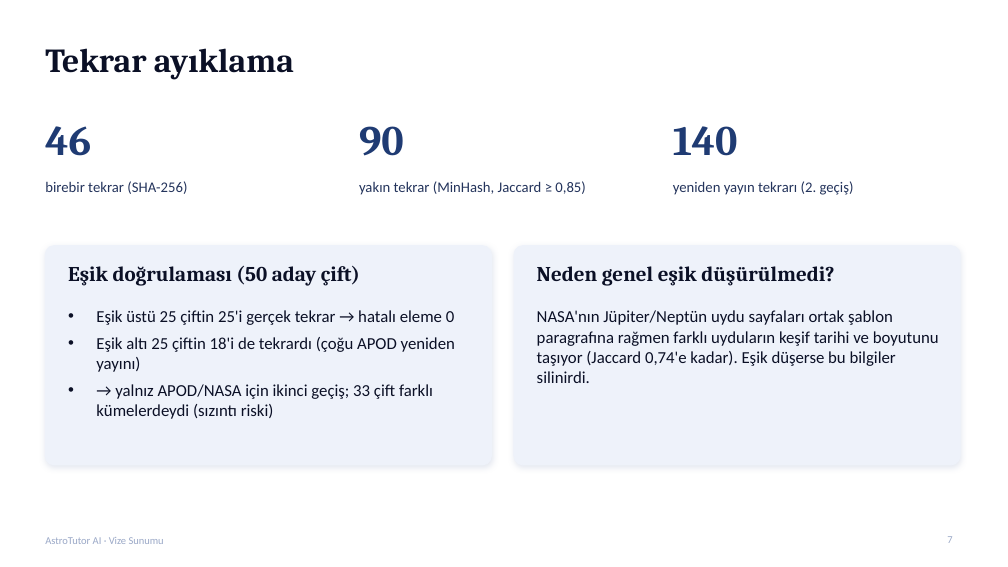
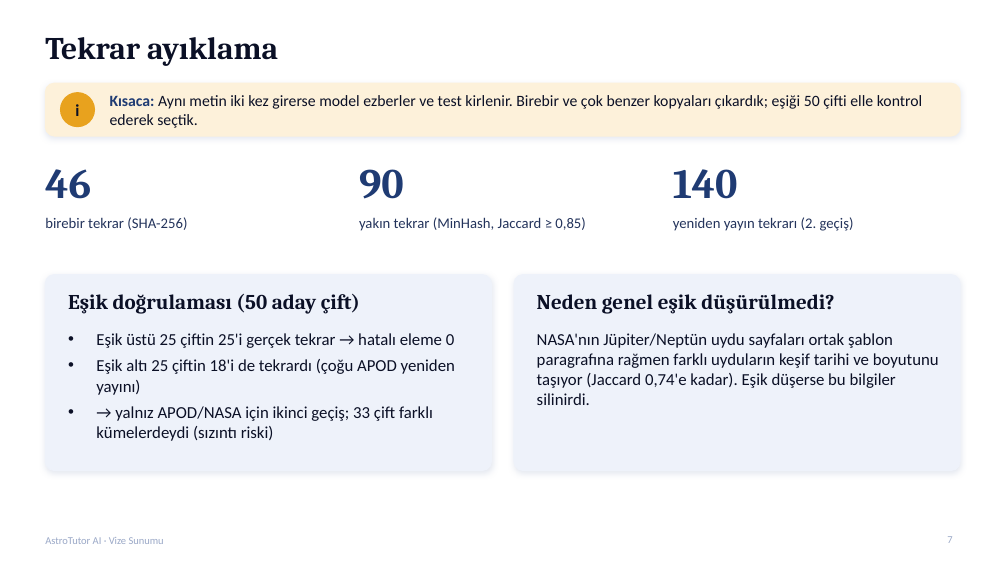
Before and after one commit to gedag/AstroTutor-AI, a slide deck: slide 7 of reports/AstroTutor_AI_Vize_Sunumu.pptx. Drawn at 1008x567 pixels with LibreOffice and Linux fonts; fonts in the diff are those of the drawing. Boxes give left, top, right and bottom in pixels: in the first picture for what was removed or moved away, otherwise in the second. Text is boxed around its words. In the diff, an @@ line names an element or a change of style, - is before the commit and + after.

Commit message:
Sunum: her slayta 'Kısaca' bandı ve Instruction v1.1 slaytı eklendi (17 slayt), taslak güncellendi

```diff
--- a/reports/AstroTutor_AI_Vize_Sunumu.pptx
+++ b/reports/AstroTutor_AI_Vize_Sunumu.pptx
@@ title "Tekrar ayıklama" moved from (x1=45, y1=48, x2=294, y2=80) to (x1=45, y1=37, x2=278, y2=66) @@
@@ title "Tekrar ayıklama" at (x1=45, y1=37, x2=278, y2=66): size 32 to 30 pt @@
@@ rounded rectangle added at (x1=45, y1=83, x2=960, y2=136), fill #FDF1DA, outline #FDF1DA 1 pt @@
@@ ellipse added at (x1=60, y1=93, x2=95, y2=127), fill #E8A21E, outline #E8A21E 1 pt @@
@@ text added at (x1=75, y1=104, x2=79, y2=116), 16 pt, text #0B1026, bold @@
+i
@@ text added at (x1=110, y1=95, x2=922, y2=128), 15 pt, text #0B1026 @@
+Kısaca: Aynı metin iki kez girerse model ezberler ve test kirlenir. Birebir ve çok benzer kopyaları çıkardık; eşiği 50 çifti elle kontrol ederek seçtik.
@@ text "46" moved from (x1=45, y1=126, x2=91, y2=156) to (x1=45, y1=169, x2=91, y2=199) @@
@@ text "90" moved from (x1=359, y1=126, x2=404, y2=156) to (x1=359, y1=169, x2=404, y2=199) @@
@@ text "140" moved from (x1=673, y1=126, x2=738, y2=156) to (x1=673, y1=169, x2=738, y2=199) @@
@@ text "birebir tekrar (SHA-256)" moved from (x1=45, y1=181, x2=187, y2=194) to (x1=45, y1=217, x2=187, y2=230) @@
@@ text "yakın tekrar (MinHash, Jaccard ≥ ..." moved from (x1=359, y1=181, x2=585, y2=195) to (x1=359, y1=217, x2=585, y2=231) @@
@@ text "yeniden yayın tekrarı (2. geçiş)" moved from (x1=673, y1=181, x2=854, y2=195) to (x1=673, y1=217, x2=854, y2=231) @@
@@ rounded rectangle resized from (x1=45, y1=246, x2=492, y2=465) to (x1=45, y1=274, x2=492, y2=470) @@
@@ rounded rectangle at (x1=45, y1=274, x2=492, y2=470): proportions changed @@
@@ text "Eşik doğrulaması (50 aday çift)" moved from (x1=68, y1=266, x2=360, y2=286) to (x1=68, y1=294, x2=360, y2=314) @@
@@ rounded rectangle at (x1=514, y1=274, x2=960, y2=470): proportions changed @@
@@ rounded rectangle resized from (x1=514, y1=246, x2=960, y2=465) to (x1=514, y1=274, x2=960, y2=470) @@
@@ text "Neden genel eşik düşürülmedi?" moved from (x1=537, y1=266, x2=834, y2=286) to (x1=537, y1=294, x2=834, y2=314) @@
@@ text "Eşik üstü 25 çiftin 25'i ..." moved from (x1=96, y1=310, x2=455, y2=419) to (x1=96, y1=333, x2=455, y2=441) @@
@@ text "NASA'nın Jüpiter/Neptün uydu sayfaları ortak ..." moved from (x1=537, y1=310, x2=939, y2=383) to (x1=537, y1=333, x2=939, y2=405) @@
```
Also in this commit, not shown: 14 other slides changed, 1 slide added, 2 other files.
